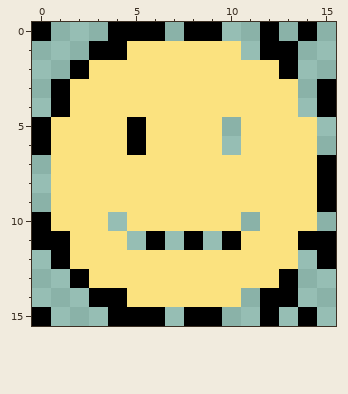
A pixel-art sprite gets an edit: bin/Release/net8.0/c.png. The picture above was drawn from the file before the commit.
The file is 16x16 pixels.
And afterwards:
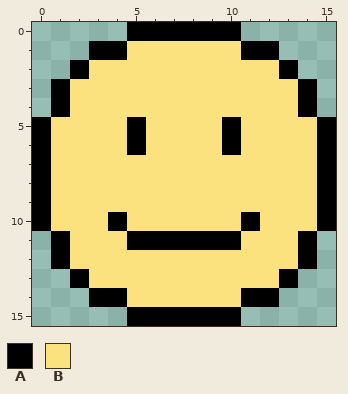
Palette (. is transparent): A #000000  B #fbe27f
From old to new:
Colour A now appears in row 0 at x 7 and 10; in row 1 at x 11; in rows 3 to 4 at x 14; in rows 5 to 6 at x 10 and 15; in rows 7 to 9 at x 0; in row 10 at x 4, 11 and 15.
Colour A now appears in row 11 at x 5, 7 and 9; in row 12 at x 14; in row 14 at x 11; in row 15 at x 7 and 10.
The author cleared colour A in row 0 at x 0, 4, 12 and 14; in row 1 at x 13; in rows 3 to 4 at x 15; in row 11 at x 0 and 15; in row 12 at x 15; in row 14 at x 13.
The author cleared colour A in row 15 at x 0, 4, 12 and 14.
Changed places in both pictures, as pixel boxes (x1, y1, x2, y2):
changed: (32, 22, 336, 326)
